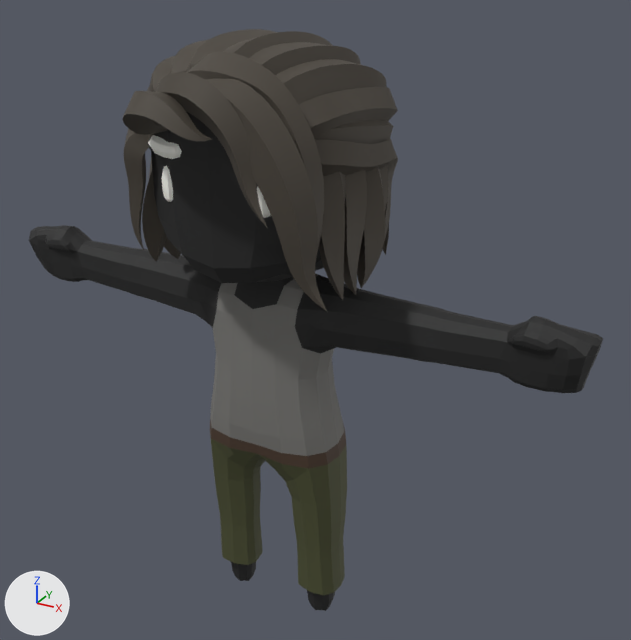
Before and after pictures for a commit that changed the glTF model games/unrecalled/art/models/tinker.glb.
Camera for both pictures: a 50 mm lens placed at (2.17, -3.5, 3.57), pointed at (0.18, 0.13, 1.76). Arrows for +X, +Y and +Z are at lower left; the lights stay in place. The picture after the commit comes second.

In view in the first picture: 'Body'.
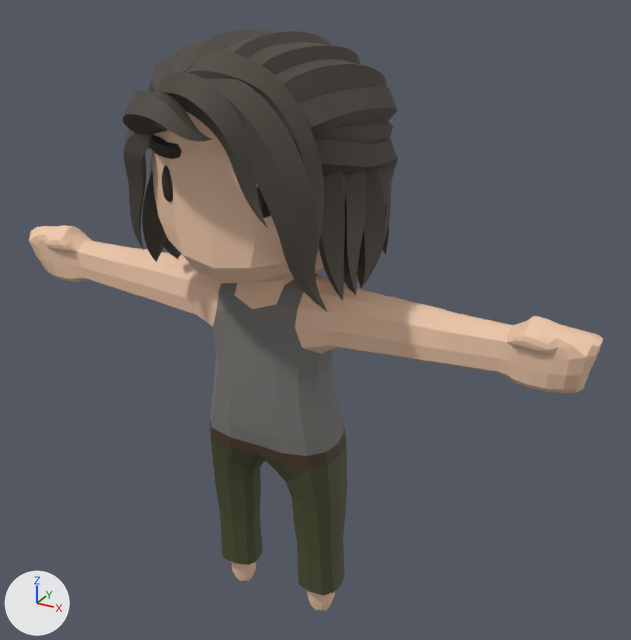
Where the change shows, as pixel boxes (x1, y1, x2, y2) in the pictures (631 x 640 px):
'Body', recoloured (black to beige)
    both: (29, 109, 603, 611)

The change in detail:
Material 'Skin' (mat_skin) changes colour from black #1f1f1f to beige #f1c9ab; in linear values from (0.0134, 0.0134, 0.0134) to (0.88, 0.584, 0.407).
Material 'Face' (mat_face) changes colour from white #fffff8 to black #2b2420; in linear values from (1.0, 1.0, 0.94) to (0.0242, 0.0176, 0.0144).
